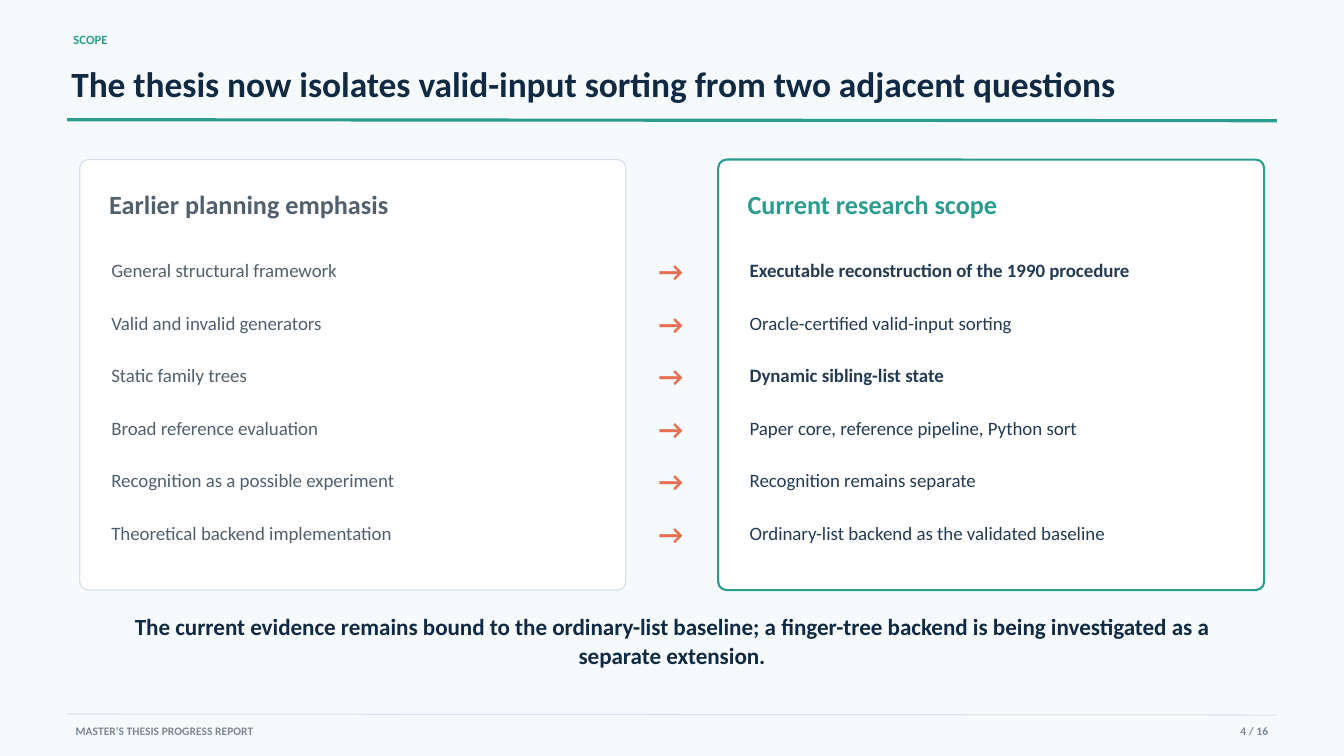
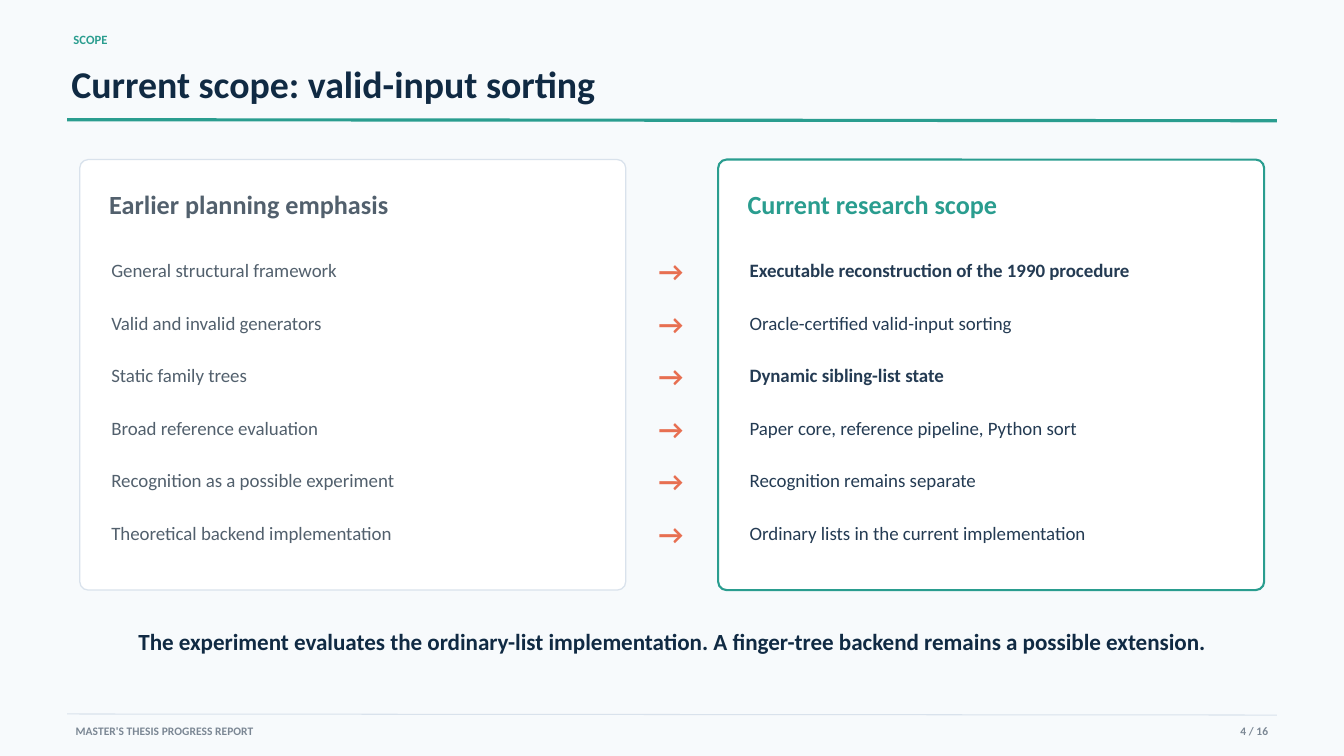
Before and after one commit to YixueWang983/jordan-sorting, a slide deck: slide 4 of presentations/progress_report/Jordan_Sorting_Progress_Report.pptx. Drawn at 1344x756 pixels with LibreOffice and Linux fonts; fonts in the diff are those of the drawing. Boxes give left, top, right and bottom in pixels: in the first picture for what was removed or moved away, otherwise in the second. Text is boxed around its words. In the diff, an @@ line names an element or a change of style, - is before the commit and + after.

```diff
--- a/presentations/progress_report/Jordan_Sorting_Progress_Report.pptx
+++ b/presentations/progress_report/Jordan_Sorting_Progress_Report.pptx
@@ text at (71, 71, 595, 105): text changed; size 25.3 to 27 pt @@
-The thesis now isolates valid-input sorting from two adjacent questions
+Current scope: valid-input sorting
@@ text at (750, 527, 1085, 543): text changed @@
-Ordinary-list backend as the validated baseline
+Ordinary lists in the current implementation
@@ text at (138, 633, 1205, 654): text changed @@
-The current evidence remains bound to the ordinary-list baseline; a finger-tree backend is being investigated as a separate extension.
+The experiment evaluates the ordinary-list implementation. A finger-tree backend remains a possible extension.
```
Also in this commit, not shown: 9 other slides changed, 5 other files.
